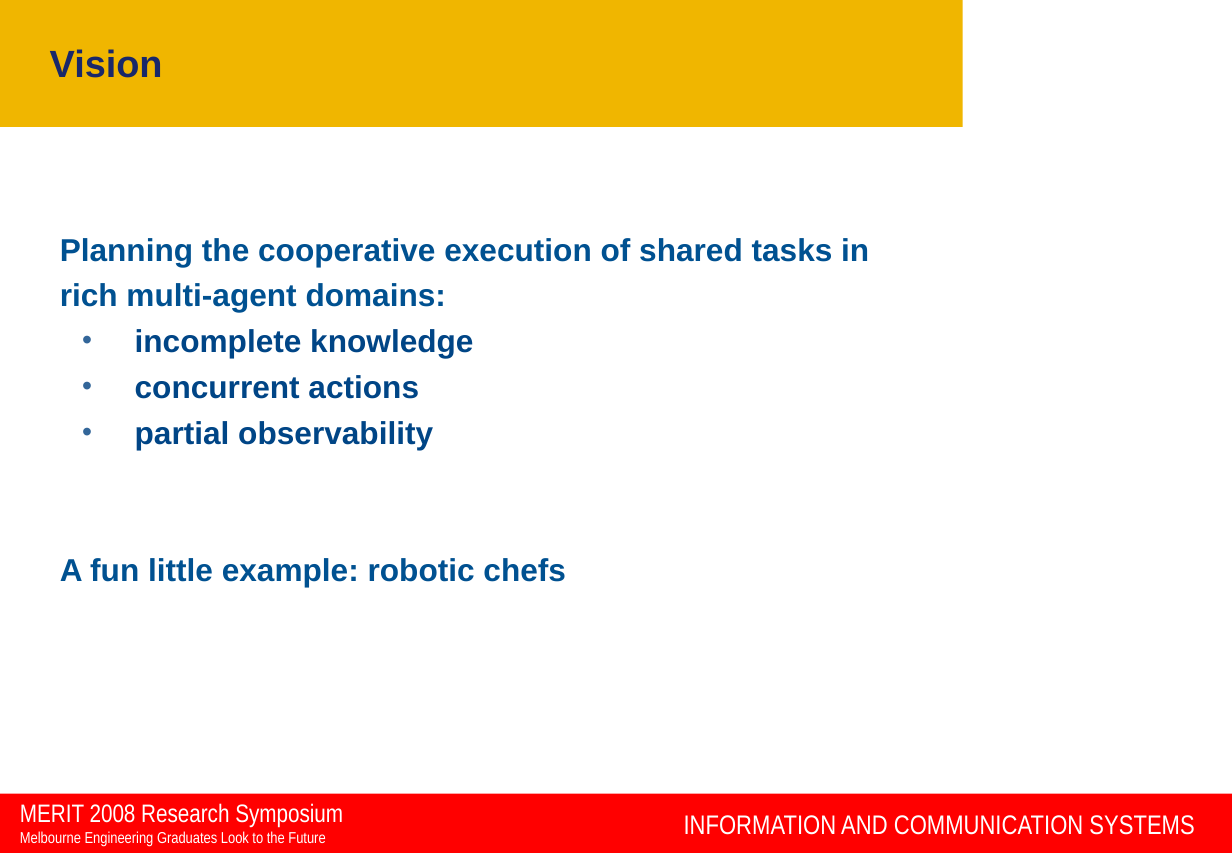
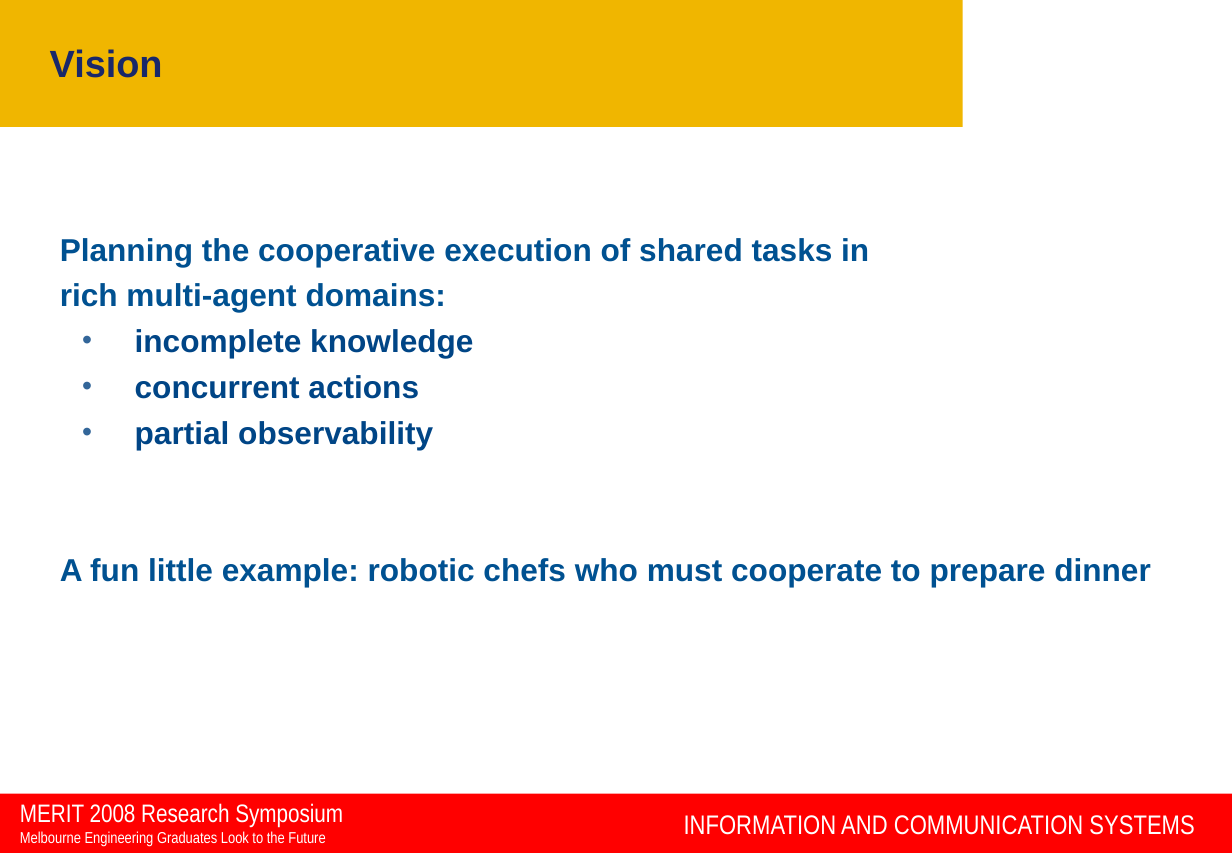
Before and after one commit to rfk/pgrad, a slide deck: slide 2 of talks/MERIT_08/MERIT_rfk.ppt. Drawn at 1232x853 pixels with LibreOffice and Linux fonts; fonts in the diff are those of the drawing; background and template pictures are left out. Boxes give left, top, right and bottom in pixels: in the first picture for what was removed or moved away, otherwise in the second. Text is boxed around its words. In the diff, an @@ line names an element or a change of style, - is before the commit and + after.

```diff
--- a/talks/MERIT_08/MERIT_rfk.ppt
+++ b/talks/MERIT_08/MERIT_rfk.ppt
@@ text at box(60, 558, 1151, 587): text changed @@
-A fun little example: robotic chefs
+A fun little example: robotic chefs who must cooperate to prepare dinner
```
Also in this commit, not shown: 4 other slides changed.
